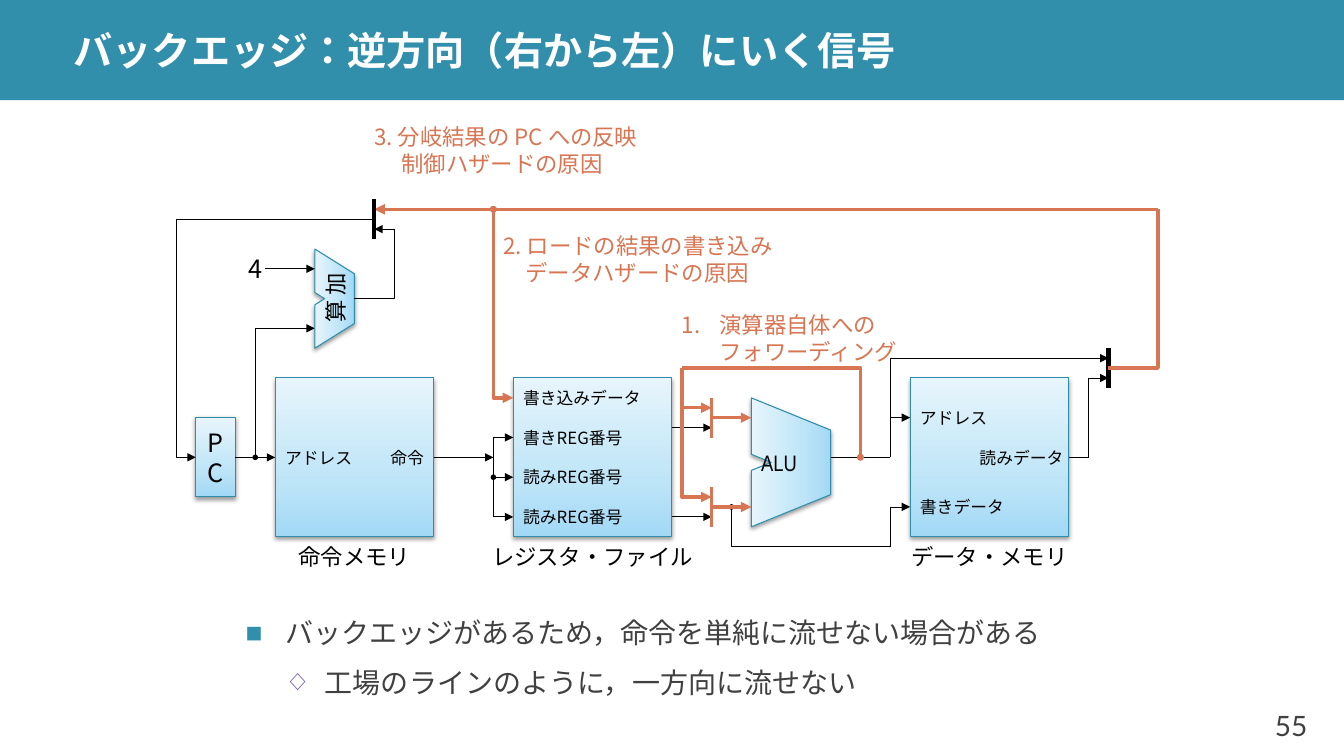
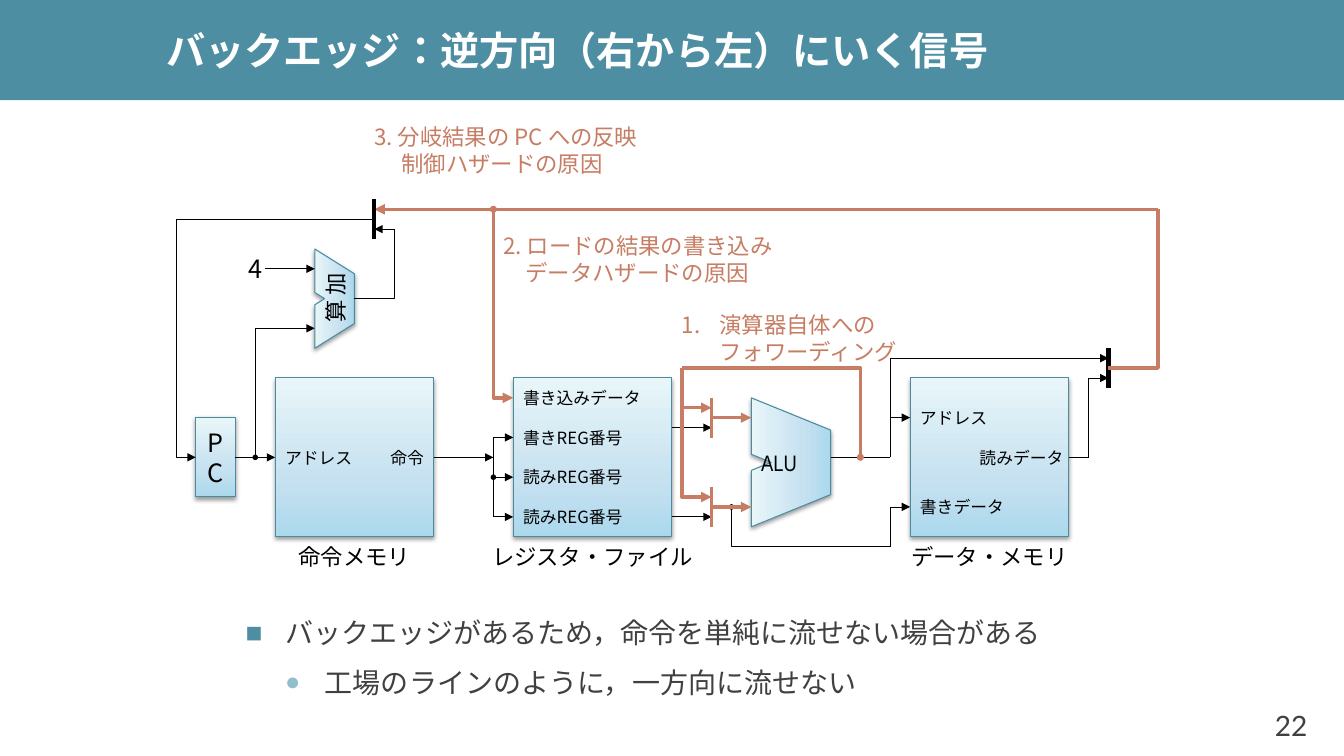
Before and after one commit to shioyadan/advanced-computer-organization, a slide deck: slide 22 of aco-shioya-05.pptx (slide 55 before the commit). Drawn at 1344x756 pixels with LibreOffice and Linux fonts; fonts in the diff are those of the drawing. Boxes give left, top, right and bottom in pixels: in the first picture for what was removed or moved away, otherwise in the second. Text is boxed around its words. In the diff, an @@ line names an element or a change of style, - is before the commit and + after.

```diff
--- a/aco-shioya-05.pptx
+++ b/aco-shioya-05.pptx
@@ rectangle at (0,0,1344,100): fill #328FAC to #4E8EA2 @@
@@ title "バックエッジ：逆方向（右から左）にいく信号": place and size @@
-title "バックエッジ：逆方向（右から左）にいく信号" at (74,31,896,69)
+title "バックエッジ：逆方向（右から左）にいく信号" at (166,31,988,69)
@@ arrow (1158, 210) - (374, 210): stroke #D87552 2.5 pt to #C77D63 2.5 pt @@
@@ text colour #D87552 to #C77D63 in 3 elements at (374,126,637,174), (503,235,773,283), (720,314,897,366) @@
@@ fill gradient #A2D9F7 to #BFE4F8 to #E6F5FD to gradient #ADD9EC to #C6E3F1 to #E8F5FA; outline #2E8DAB 0.75 pt to #4A8CA0 0.75 pt in 6 elements at (752,398,831,527), (196,417,235,497), (315,250,354,348), (275,378,434,536), (513,378,671,536), (910,378,1069,536) @@
@@ outline #D87552 2.5 pt to #C77D63 2.5 pt in 5 elements at (493,210,513,398), (1109,210,1158,368), (683,368,861,458), (683,368,713,407), (683,408,713,498) @@
@@ arrow (712, 417) - (751, 417): stroke #D87552 2.5 pt to #C77D63 2.5 pt @@
@@ line (712, 398) - (712, 438): stroke #D87552 2.5 pt to #C77D63 2.5 pt @@
@@ arrow (712, 507) - (751, 507): stroke #D87552 2.5 pt to #C77D63 2.5 pt @@
@@ line (712, 487) - (712, 527): stroke #D87552 2.5 pt to #C77D63 2.5 pt @@
@@ text "バックエッジがあるため，命令を単純に流せない場合がある" at (285,619,1041,696): bullet colour #328FAC to #4E8EA2; bullet ◇ to ●; bullet colour #8064A2 to #92BDCA @@
@@ page number at (1275,715,1308,736): text changed @@
-55
+22
```
Also in this commit, not shown: 54 other slides changed, 49 slides added, 53 slides removed, 3 other files.
